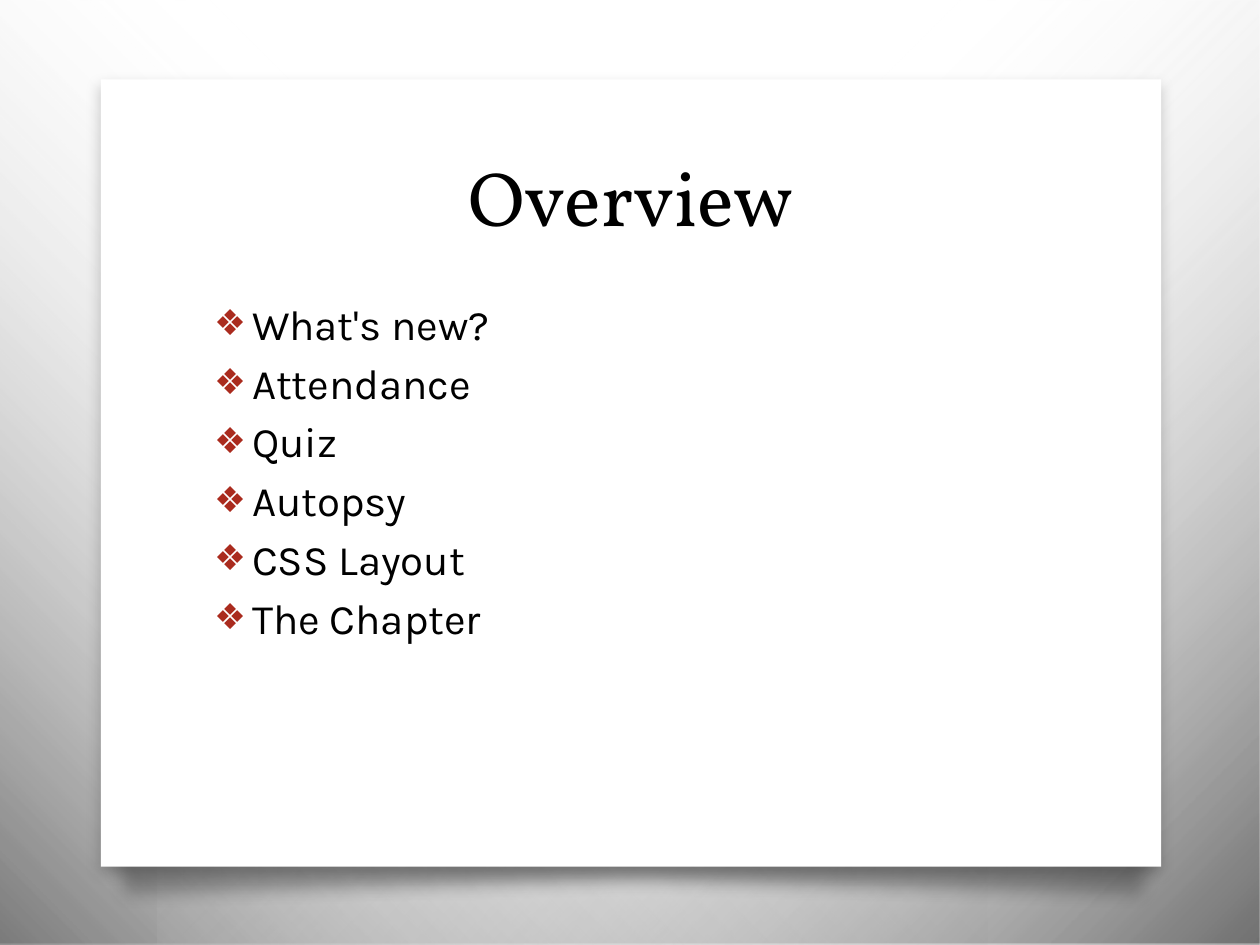
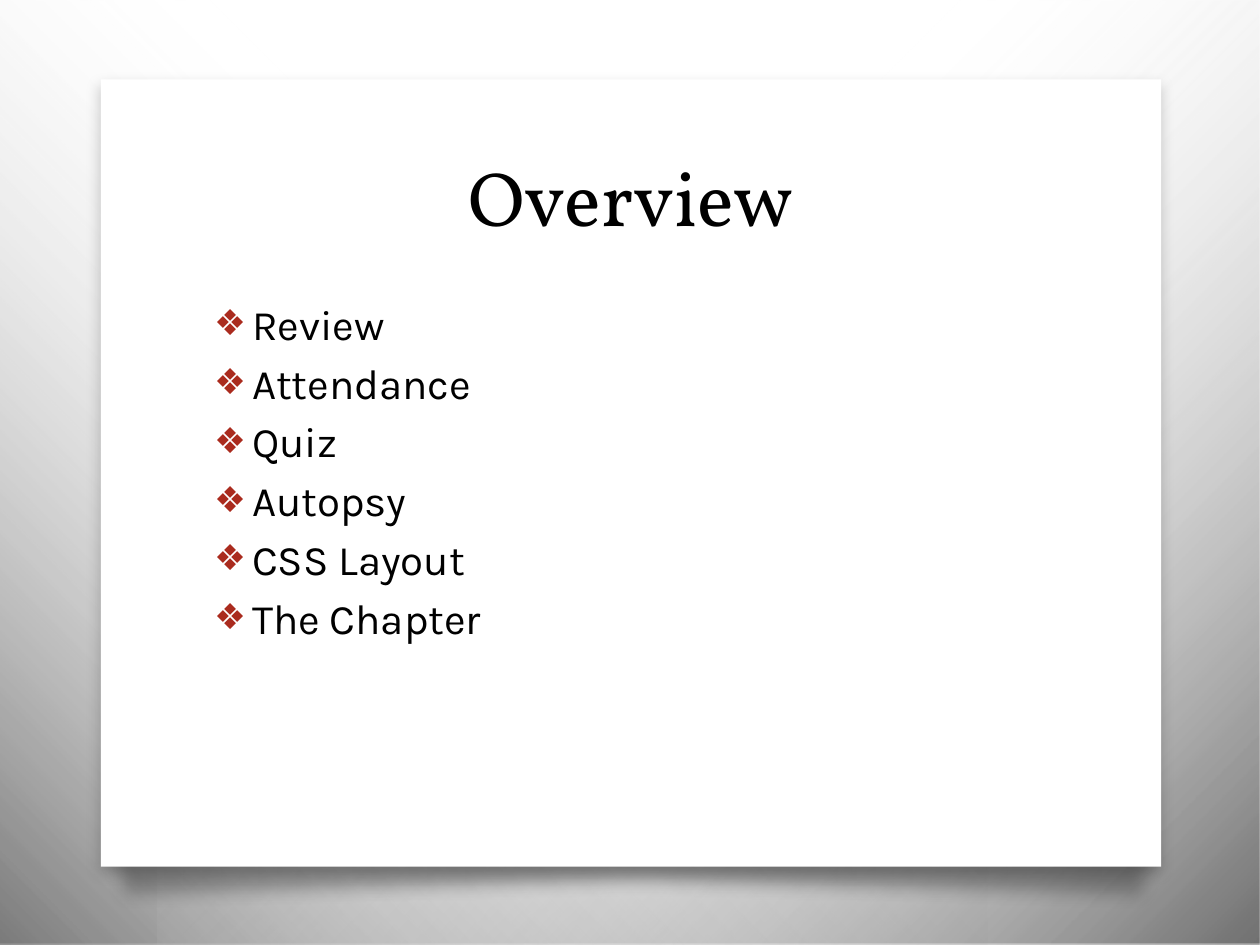
Before and after one commit to awayken/USF-ART329, a slide deck: slide 2 of slides/classfive/slides.pptx. Drawn at 1260x945 pixels with LibreOffice and Linux fonts; fonts in the diff are those of the drawing; background and template pictures are left out. Boxes give left, top, right and bottom in pixels: in the first picture for what was removed or moved away, otherwise in the second. Text is boxed around its words. In the diff, an @@ line names an element or a change of style, - is before the commit and + after.

Commit message:
Added review slides to discuss theme and brainstorming based on assignment 3.

```diff
--- a/slides/classfive/slides.pptx
+++ b/slides/classfive/slides.pptx
@@ text at [252, 311, 385, 341]: text changed @@
-❖ What's new?
+❖ Review
```
Also in this commit, not shown: 2 other slides changed, 2 slides added.
